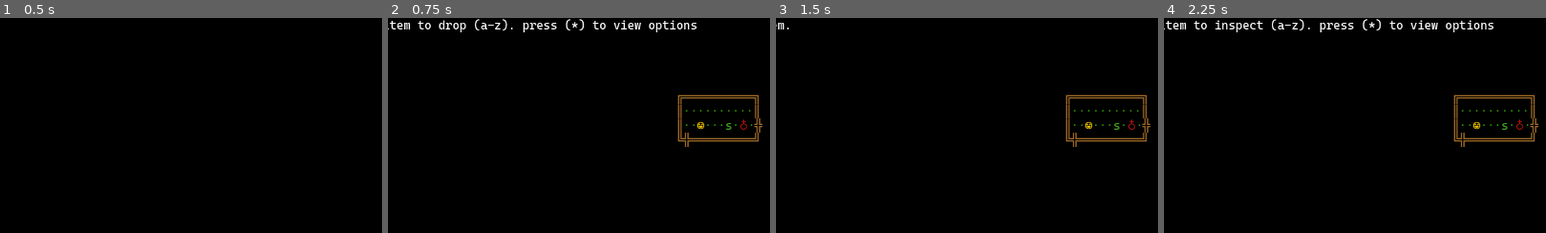
Above: before the commit, frames 1-4 (left to right).
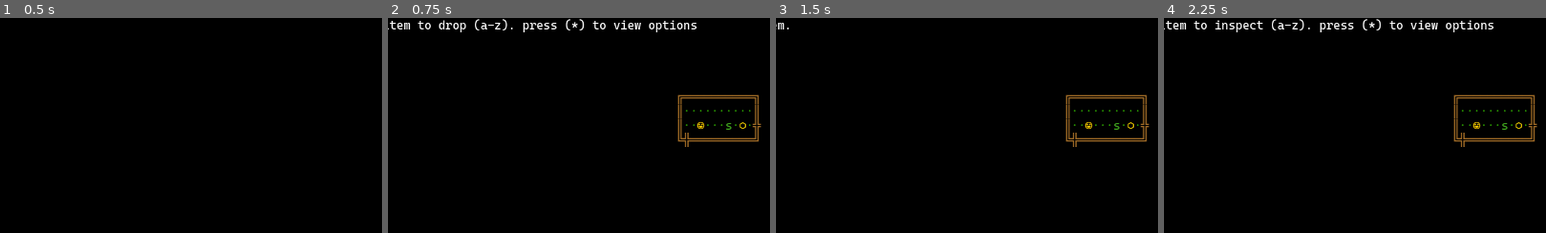
Above: after the commit, the same moments.

Repository: Kristjan-Kessel/GodotRogue
Game: Godot game, scene res://Scenes/StartScreen.tscn
Two runs of this game, one before a commit and one after it. Both use one fixed random seed, a clock stepped at 60 frames per second and the inputs below.
Inputs:
- Up to frame 1 (0.5 s): no input
- Up to frame 2 (0.75 s): tap Enter (enter) at 0.5 s; hold Right (ui_right) from 0.53 s (still down); tap D (command_drop) at 0.6 s
- Up to frame 3 (1.5 s): tap Space (continue) at 1.25 s; release Right (ui_right) at 1.28 s; hold Backspace (backspace) from 1.28 s (still down); tap F (command_find) at 1.35 s
- Up to frame 4 (2.25 s): tap Space (continue) at 2 s; release Backspace (backspace) at 2.03 s; hold Right (ui_right) from 2.03 s (still down); tap E (command_inspect) at 2.1 s
The pictures show only the part of the screen within x 10-60%, y 0-50%; the shares and areas given below are measured in that part.

Frame 1 is identical in both runs. In frame 2, 0.2% of the frame differs, in the area x 92-98%, y 46-54%; in frame 3, 0.2%; in frame 4, 0.2%.

Commit message:
Touch up graphics and add scroll item

Diff:
--- a/Globals/Constants.gd
+++ b/Globals/Constants.gd
@@ -19,14 +19,15 @@
 const WALL_CORNER_BR = "[color=#a16c27]╝[/color]"
 const DOOR = "[color=#a16c27]╬[/color]"
 const ITEM = "[color=#1638cc]*[/color]"
-const HEALTH_POTION = "[color=#a6130c]♁[/color]"
-const STRENGTH_POTION = "[color=#a6130c]♁[/color]"
+const HEALTH_POTION = "[color=#3d5ddb]¿[/color]"
+const STRENGTH_POTION = "[color=#a6130c]¿[/color]"
 const WEAPON = "[color=#1638cc]↑[/color]"
 const ARMOR = "[color=#1638cc]◘[/color]"
-const GOLD = "[color=FFD700]*[/color]"
+const GOLD = "[color=FFD700]⬡[/color]"
 const EMPTY = " "
 const STAIRS = "[color=#299401]≣[/color]"
 const ARTIFACT = "[color=ffcc00]☼[/color]"
+const SCROLL = "[color=#1638cc]♪[/color]"
 
 const EMU = "[color=#c9ab79]e[/color]"
 const GOBLIN = "[color=#1f7d00]g[/color]"
--- a/Globals/Pools.gd
+++ b/Globals/Pools.gd
@@ -17,7 +17,9 @@
     Gold.new(),
     Gold.new(),
     Gold.new(),
-    Gold.new()
+    Gold.new(),
+    Scroll.new(),
+    Scroll.new()
     ]
 static var mid_tier_loot = [
     Weapon.new("Longsword +1", "Grants +1 to attacks with a damage dice of 10", 1, 10),
@@ -31,7 +33,9 @@
     Gold.new(),
     Gold.new(),
     Gold.new(),
-    Gold.new()
+    Gold.new(),
+    Scroll.new(),
+    Scroll.new()
     ]
 static var high_tier_loot = [
     Weapon.new("Greatsword +2", "Grants +2 to attacks with a damage dice of 12", 2, 12),
@@ -44,7 +48,9 @@
     Gold.new(),
     Gold.new(),
     Gold.new(),
-    Gold.new()
+    Gold.new(),
+    Scroll.new(),
+    Scroll.new()
     ]
 static var fallback_pool = [
     Potion.new(),
--- /dev/null
+++ b/Scripts/Items/scroll.gd
@@ -0,0 +1,22 @@
+extends Item
+class_name Scroll
+
+const MAX_NAME_LENGTH = 10
+const MIN_NAME_LENGTH = 4
+const MAX_WORD_LENGTH = 12
+const MIN_WORD_LENGTH = 3
+const MAX_SENTENCE_LENGTH = 7
+const MIN_SENTENCE_LENGTH = 4
+
+func _init():
+    label = "Scroll of "
+    for i in range(Globals.rng.randi_range(MIN_NAME_LENGTH,MAX_NAME_LENGTH)):
+        label += char(Globals.rng.randi_range(97, 122))
+    description = "It reads: "
+    for i in range(Globals.rng.randi_range(MIN_SENTENCE_LENGTH,MAX_SENTENCE_LENGTH)):
+        var word = ""
+        for j in range(Globals.rng.randi_range(MIN_WORD_LENGTH,MAX_WORD_LENGTH)):
+            word += char(Globals.rng.randi_range(97, 122))
+        word += " "
+        description += word
+    ascii = Constants.SCROLL
--- a/Scripts/main.gd
+++ b/Scripts/main.gd
@@ -347,7 +347,7 @@
 func _on_player_use_stairs() -> void:
     var tile = get_tile(player.position)
     if tile.type == "STAIRS":
-        player.stats.level += 3
+        player.stats.level += 1
         new_level()
         ui.update_stats(player,turn)
         render_map()
@@ -359,41 +359,42 @@
 
 
 func _on_player_open_symbols_menu() -> void:
-    const SYMBOL_WIDTH = 3
-    const NAME_WIDTH = 12
-    const COLUMNS = 2
+    const CELL_WIDTH = 55
 
     var symbols = [
-        [Constants.PLAYER,    "the hero"],
-        [Constants.FLOOR,     "the floor"],
-        [Constants.CORRIDOR,  "a passage"],
-        [Constants.WALL_V,      "a wall"],
-        [Constants.WALL_H,   "a wall"],
-        [Constants.WALL_CORNER_TR,   "a wall"],
-        [Constants.WALL_CORNER_TL,   "a wall"],
-        [Constants.WALL_CORNER_BR,   "a wall"],
-        [Constants.WALL_CORNER_BL,   "a wall"],
-        [Constants.DOOR,      "a door"],
-        [Constants.ITEM,      "an item"],
-        [Constants.GOLD,      "some gold"],
-        [Constants.STAIRS,    "a stair case"],
-        [Constants.ARTIFACT,  "the artifact"],
+        [Constants.PLAYER, "the hero"],
+        [Constants.ARTIFACT, "the artifact"],
+        [Constants.FLOOR, "the floor"],
+        [Constants.STAIRS, "a stair case"],
+        [Constants.WALL_V, "a wall"],
+        [Constants.WALL_H, "a wall"],
+        [Constants.WALL_CORNER_TL, "a corner"],
+        [Constants.WALL_CORNER_BR, "a corner"],
+        [Constants.WALL_CORNER_TR, "a corner"],
+        [Constants.WALL_CORNER_BL, "a corner"],
+        [Constants.CORRIDOR, "a passage"],
+        [Constants.DOOR, "a door"],
+        [Constants.WEAPON, "a weapon"],
+        [Constants.ARMOR, "a piece of armor"],
+        [Constants.HEALTH_POTION, "a potion of healing"],
+        [Constants.STRENGTH_POTION, "a potion of strength"],
+        [Constants.SCROLL, "a scroll"],
+        [Constants.GOLD, "some gold"],
         ["a-z","different monsters"]
     ]
 
     var map_str = ""
-    var rows = ceil(float(symbols.size()) / COLUMNS)
-
-    for i in range(rows):
-        var row_str := ""
-        for j in range(COLUMNS):
-            var index = i + j * rows
-            if index < symbols.size():
-                var symbol = symbols[index][0]
-                var name = symbols[index][1]
-                var cell = str(symbol, ": ").rpad(SYMBOL_WIDTH) + name.rpad(NAME_WIDTH)
-                row_str += cell
-        map_str += row_str + "\n"
+    var i = 0
+    while i < symbols.size():
+        var row = ""
+        print(i)
+        var left = "%s: %s" % [symbols[i][0],symbols[i][1]]
+        var right = ""
+        if i+1 < symbols.size():
+            right = "%s: %s" % [symbols[i+1][0],symbols[i+1][1]]
+        row = left.rpad(CELL_WIDTH, " ") + right + "\n"
+        map_str += row
+        i+=2
 
     ui.set_stats_message("- Press space to continue -")
     level.text = map_str
Not shown, added: Scripts/Items/scroll.gd.uid
